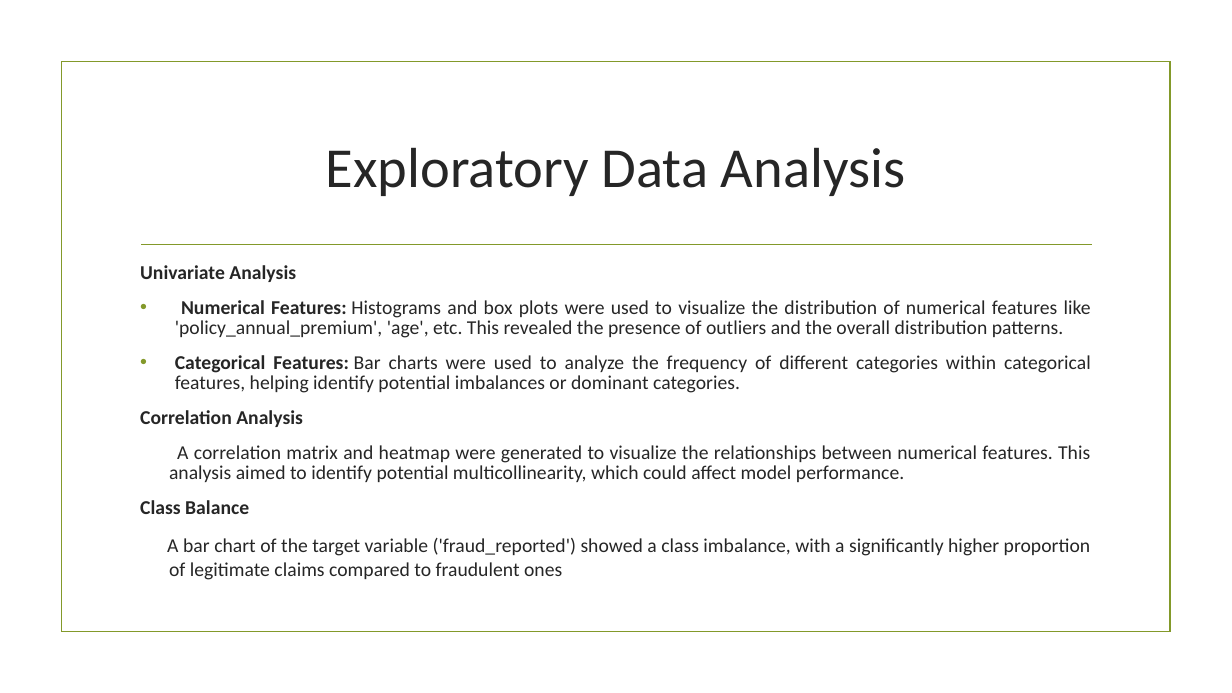
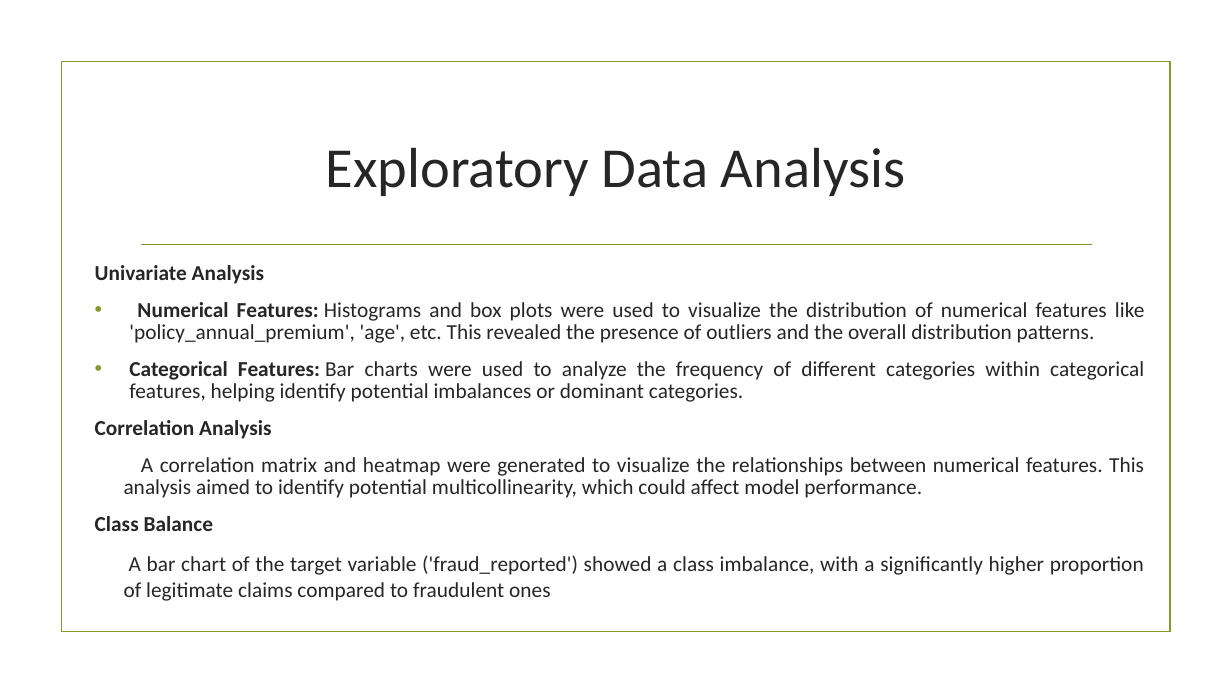
Before and after one commit to NaveenUpadhyay1385/Fraudulent_Claim_Detection_NaveenUpadhyay_SunavaNeogy, a slide deck: slide 5 of Fraudulent_Claim_Detection_Naveen-Sunava.pptx. Drawn at 1232x693 pixels with LibreOffice and Linux fonts; fonts in the diff are those of the drawing; background and template pictures are left out. Boxes give left, top, right and bottom in pixels: in the first picture for what was removed or moved away, otherwise in the second. Text is boxed around its words. In the diff, an @@ line names an element or a change of style, - is before the commit and + after.

```diff
--- a/Fraudulent_Claim_Detection_Naveen-Sunava.pptx
+++ b/Fraudulent_Claim_Detection_Naveen-Sunava.pptx
@@ text "Univariate Analysis": place and size @@
-text "Univariate Analysis" at [140,265,1091,580]
+text "Univariate Analysis" at [95,265,1144,601]
@@ text "Univariate Analysis" at [95,265,1144,601]: size 15.3 to 16.6 pt @@
```
Also in this commit, not shown: 11 other slides changed.
